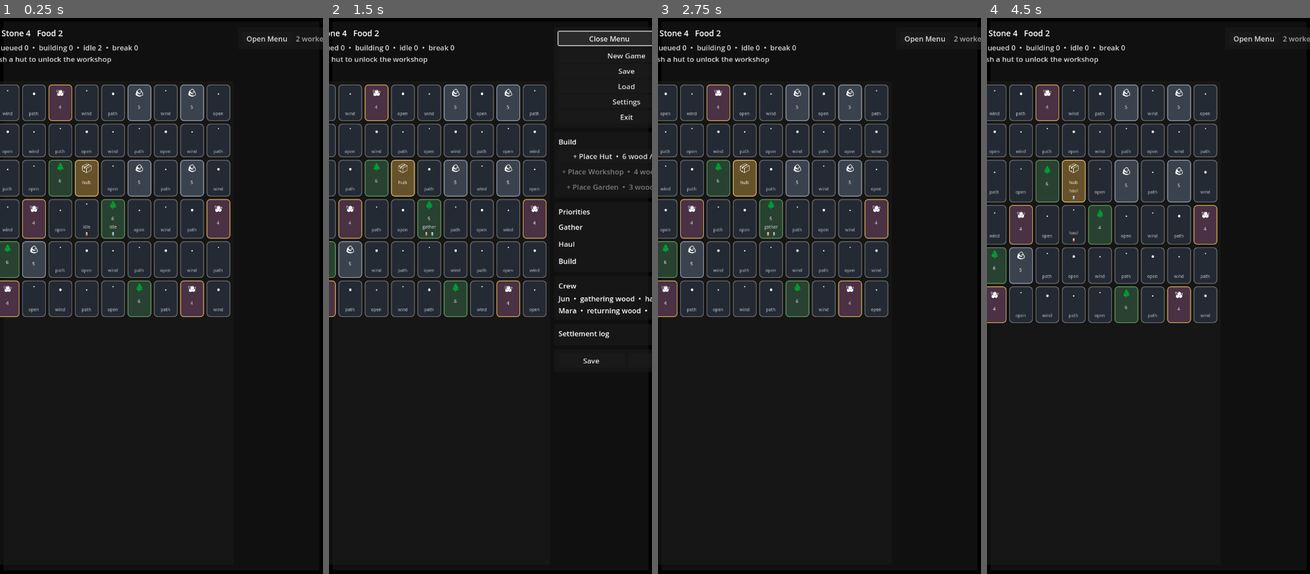
Above: before the commit, frames 1-4 (left to right).
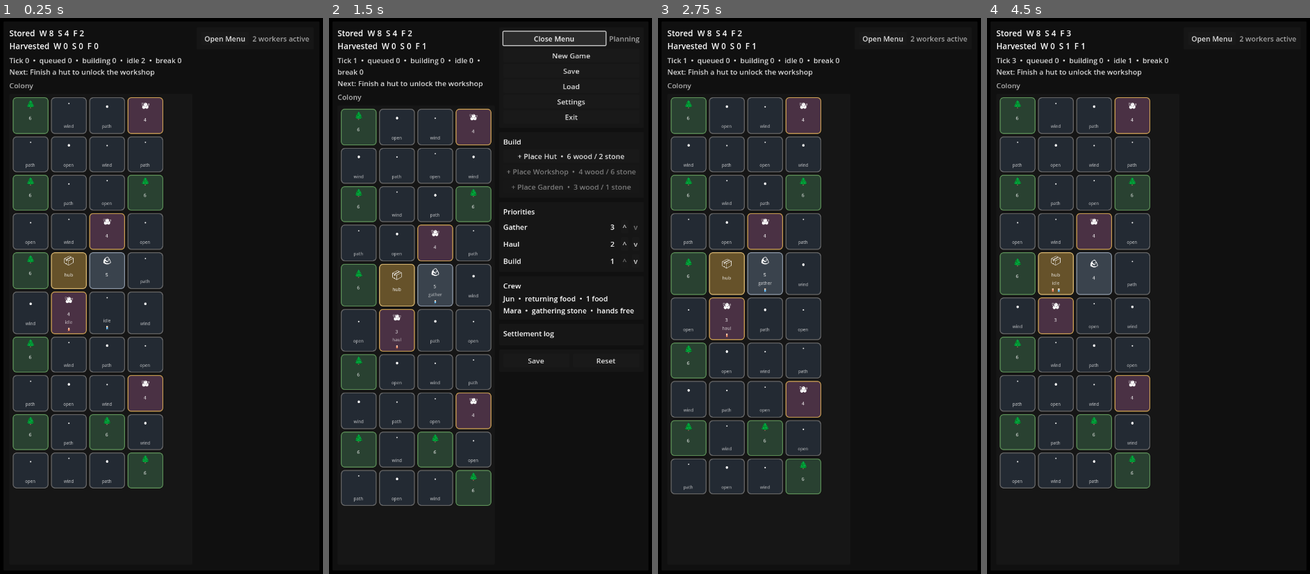
Above: after the commit, the same moments.

Repository: misospace/windowstead
Game: Godot game, scene res://scenes/main.tscn
Two runs of this game, one before a commit and one after it. Both use one fixed random seed, a clock stepped at 60 frames per second and the inputs below.
Inputs (mouse positions are in pixels of both pictures, inside the frame that each line leads up to):
- Up to frame 1 (0.25 s): no input
- Up to frame 2 (1.5 s): tap Enter at 0.5 s; move the mouse to (561, 268) at 0.52 s; click (561, 268) at 0.67 s; click "Open Menu" at 1.25 s
- Up to frame 3 (2.75 s): click "Load" at 2 s
- Up to frame 4 (4.5 s): tap Space at 2.75, 4.25 s; move the mouse to (1083, 323) at 2.77 s; click (1083, 323) at 2.92 s; tap Enter at 3.5 s; move the mouse to (1180, 173) at 3.52 s; click (1180, 173) at 3.67 s; move the mouse to (1132, 407) at 4.27 s; click (1132, 407) at 4.42 s

The runs differ from the first frame. In frame 1, 35% of the frame differs, in the area x 0-100%, y 2-85%; in frame 2, 37%, in the area x 0-100%, y 2-88%; in frame 3, 36%; in frame 4, 35%.

Commit message:
feat: adapt colony strip to dock orientation

Diff:
--- a/scripts/main.gd
+++ b/scripts/main.gd
@@ -1,13 +1,16 @@
 extends Control
 
-const GRID_W := 10
-const GRID_H := 6
-const TILE_SIZE := Vector2i(56, 56)
-const STOCKPILE_POS := Vector2i(4, 2)
-const SIDE_DOCK_WIDTH_RATIO := 0.42
+const SIDE_GRID_W := 4
+const SIDE_GRID_H := 10
+const BOTTOM_GRID_W := 10
+const BOTTOM_GRID_H := 4
+const SIDE_STOCKPILE_POS := Vector2i(1, 4)
+const BOTTOM_STOCKPILE_POS := Vector2i(4, 1)
+const TILE_SIZE := Vector2i(84, 84)
+const SIDE_DOCK_WIDTH_RATIO := 0.32
 const SIDE_DOCK_HEIGHT_RATIO := 0.9
 const BOTTOM_DOCK_WIDTH_RATIO := 0.9
-const BOTTOM_DOCK_HEIGHT_RATIO := 0.34
+const BOTTOM_DOCK_HEIGHT_RATIO := 0.22
 const WORKER_NAMES := ["Jun", "Mara"]
 const BASE_TICK_SECONDS := 0.9
 const EVENT_INTERVAL_TICKS := 66
@@ -82,6 +85,10 @@
 var pending_build_kind := ""
 var priority_order: Array[String] = ["build", "haul", "gather"]
 var hover_tile_index := -1
+var grid_w := BOTTOM_GRID_W
+var grid_h := BOTTOM_GRID_H
+var stockpile_pos := BOTTOM_STOCKPILE_POS
+var anchor_family := "bottom"
 
 func _ready() -> void:
 	rng.randomize()
@@ -90,7 +97,7 @@
 	title_label.visible = false
 	subtitle_label.visible = false
 	activity_label.visible = false
-	world_grid.columns = GRID_W
+	world_grid.columns = grid_w
 	build_world()
 	wire_controls()
 	load_or_boot()
@@ -110,22 +117,36 @@
 	var screen := DisplayServer.window_get_current_screen()
 	var usable_rect := DisplayServer.screen_get_usable_rect(screen)
 	var dock_anchor := String(settings.get("dock_anchor", "right"))
+	apply_anchor_geometry(dock_anchor)
 	apply_anchor_layout(dock_anchor)
 	var dock_size := dock_size_for_anchor(usable_rect.size, dock_anchor)
 	DisplayServer.window_set_min_size(min_size_for_anchor(dock_anchor))
 	DisplayServer.window_set_size(dock_size)
 	DisplayServer.window_set_position(dock_position_for_anchor(usable_rect, dock_size, dock_anchor))
 
+func apply_anchor_geometry(dock_anchor: String) -> void:
+	anchor_family = "bottom" if dock_anchor == "bottom" else "side"
+	if anchor_family == "bottom":
+		grid_w = BOTTOM_GRID_W
+		grid_h = BOTTOM_GRID_H
+		stockpile_pos = BOTTOM_STOCKPILE_POS
+	else:
+		grid_w = SIDE_GRID_W
+		grid_h = SIDE_GRID_H
+		stockpile_pos = SIDE_STOCKPILE_POS
+
 func apply_anchor_layout(dock_anchor: String) -> void:
 	var is_bottom := dock_anchor == "bottom"
 	root_box.vertical = is_bottom
 	left_column.size_flags_horizontal = 3
 	left_column.size_flags_vertical = 3
-	world_panel.custom_minimum_size = Vector2(0, 0) if is_bottom else Vector2(460, 0)
-	sidebar_scroll.custom_minimum_size = Vector2(0, 120) if is_bottom else Vector2(280, 260)
+	world_panel.custom_minimum_size = Vector2(0, 0) if is_bottom else Vector2(360, 0)
+	sidebar_scroll.custom_minimum_size = Vector2(0, 110) if is_bottom else Vector2(220, 220)
 	sidebar_scroll.size_flags_horizontal = 3 if is_bottom else 0
 	sidebar_scroll.size_flags_vertical = 0 if is_bottom else 3
-	world_grid.custom_minimum_size = Vector2(0, 260) if is_bottom else Vector2(0, 600)
+	world_grid.custom_minimum_size = Vector2(0, 180) if is_bottom else Vector2(0, 840)
+	if world_grid:
+		world_grid.columns = grid_w
 
 func dock_size_for_anchor(screen_size: Vector2i, dock_anchor: String) -> Vector2i:
 	if dock_anchor == "bottom":
@@ -168,7 +189,7 @@
 	for child in world_grid.get_children():
 		child.queue_free()
 	tile_views.clear()
-	for i in GRID_W * GRID_H:
+	for i in grid_w * grid_h:
 		var tile_index := i
 		var tile_panel := PanelContainer.new()
 		tile_panel.custom_minimum_size = TILE_SIZE
@@ -264,6 +285,7 @@
 func bootstrap_state() -> void:
 	state = {
 		"tick": 0,
+		"harvested": {"wood": 0, "stone": 0, "food": 0},
 		"resources": {"wood": 8, "stone": 4, "food": 2},
 		"priority_order": ["build", "haul", "gather"],
 		"workers": [],
@@ -278,15 +300,15 @@
 	for i in WORKER_NAMES.size():
 		state.workers.append({
 			"name": WORKER_NAMES[i],
-			"pos": vec_to_data(Vector2i(4 + i, 3)),
+			"pos": vec_to_data(stockpile_pos + Vector2i(i, 1)),
 			"carrying": {},
 			"task": {},
 			"break_ticks": 0,
 		})
-	for y in GRID_H:
-		for x in GRID_W:
+	for y in grid_h:
+		for x in grid_w:
 			state.tiles.append(seed_tile(Vector2i(x, y)))
-	set_tile(STOCKPILE_POS, {"kind": "stockpile", "amount": 0, "resource": "", "build_kind": ""})
+	set_tile(stockpile_pos, {"kind": "stockpile", "amount": 0, "resource": "", "build_kind": ""})
 	tick = 0
 	apply_priority_order()
 	persist()
@@ -402,9 +424,15 @@
 		cancel_build_placement()
 
 func _on_dock_side_selected(index: int) -> void:
+	var previous_family := anchor_family
 	settings["dock_anchor"] = dock_anchor_from_option(index)
 	save_settings()
 	apply_dock_position()
+	if previous_family != anchor_family:
+		build_world()
+		bootstrap_state()
+		push_event("Dock orientation changed. The colony replanned itself for the new strip.")
+		render_all()
 
 func update_tick_speed_label() -> void:
 	match int(tick_speed_slider.value):
@@ -471,10 +499,11 @@
 	persist()
 
 func stockpile_summary_text() -> String:
+	var harvested: Dictionary = state.get("harvested", {})
 	var wood := int(state.resources.get("wood", 0))
 	var stone := int(state.resources.get("stone", 0))
 	var food := int(state.resources.get("food", 0))
-	return "Wood %d   Stone %d   Food %d" % [wood, stone, food]
+	return "Stored  W %d  S %d  F %d\nHarvested  W %d  S %d  F %d" % [wood, stone, food, int(harvested.get("wood", 0)), int(harvested.get("stone", 0)), int(harvested.get("food", 0))]
 
 func activity_summary_text() -> String:
 	var lines := []
@@ -531,16 +560,30 @@
 	render_all()
 
 func choose_task(worker: Dictionary) -> Dictionary:
-	var tasks: Array = []
-	tasks.append_array(gather_build_tasks())
-	tasks.append_array(gather_haul_tasks())
-	tasks.append_array(gather_gather_tasks())
-	if tasks.is_empty():
-		return {}
-	tasks.sort_custom(func(a: Dictionary, b: Dictionary) -> bool:
-		return score_task(worker, a) > score_task(worker, b)
-	)
-	return tasks[0]
+	for kind in priority_order:
+		var tasks: Array = tasks_for_kind(String(kind))
+		if tasks.is_empty():
+			continue
+		tasks.sort_custom(func(a: Dictionary, b: Dictionary) -> bool:
+			return task_distance(worker, a) < task_distance(worker, b)
+		)
+		return tasks[0]
+	return {}
+
+func tasks_for_kind(kind: String) -> Array:
+	match kind:
+		"build":
+			return gather_build_tasks()
+		"haul":
+			return gather_haul_tasks()
+		"gather":
+			return gather_gather_tasks()
+	return []
+
+func task_distance(worker: Dictionary, task: Dictionary) -> int:
+	var pos := data_to_vec(worker.pos)
+	var target := data_to_vec(task.target)
+	return abs(pos.x - target.x) + abs(pos.y - target.y)
 
 func gather_build_tasks() -> Array:
 	var tasks: Array = []
@@ -557,35 +600,18 @@
 		for resource in BUILD_COSTS[String(build.kind)].keys():
 			var need := int(BUILD_COSTS[String(build.kind)][resource]) - int(build.delivered.get(resource, 0))
 			if need > 0 and int(state.resources.get(resource, 0)) > 0:
-				tasks.append({"kind": "haul", "build_id": int(build.id), "target": vec_to_data(STOCKPILE_POS), "resource": resource})
+				tasks.append({"kind": "haul", "build_id": int(build.id), "target": vec_to_data(stockpile_pos), "resource": resource})
 	return tasks
 
 func gather_gather_tasks() -> Array:
 	var tasks: Array = []
-	for y in GRID_H:
-		for x in GRID_W:
+	for y in grid_h:
+		for x in grid_w:
 			var pos := Vector2i(x, y)
 			var tile := get_tile(pos)
 			if ["tree", "rock", "berries"].has(String(tile.kind)) and int(tile.amount) > 0:
 				tasks.append({"kind": "gather", "target": vec_to_data(pos), "resource": tile.resource})
 	return tasks
-
-func score_task(worker: Dictionary, task: Dictionary) -> float:
-	var pos := data_to_vec(worker.pos)
-	var target := data_to_vec(task.target)
-	var distance: int = abs(pos.x - target.x) + abs(pos.y - target.y)
-	var base := priority_weight(String(task.kind))
-	if task.kind == "build":
-		base += 4.0
-	if task.kind == "haul":
-		base += 2.0
-	return base - float(distance)
-
-func priority_weight(kind: String) -> float:
-	var index := priority_order.find(kind)
-	if index == -1:
-		return 10.0
-	return float((priority_order.size() - index) * 10)
 
 func step_worker(worker: Dictionary) -> void:
 	var task: Dictionary = worker.task
@@ -611,11 +637,12 @@
 		return
 	tile.amount = int(tile.amount) - 1
 	worker.carrying[String(tile.resource)] = int(worker.carrying.get(String(tile.resource), 0)) + 1
+	state.harvested[String(task.resource)] = int(state.get("harvested", {}).get(String(task.resource), 0)) + 1
 	if int(tile.amount) <= 0:
 		tile.kind = "ground"
 		tile.resource = ""
 	set_tile(target, tile)
-	worker.task = {"kind": "haul", "target": vec_to_data(STOCKPILE_POS), "resource": task.resource, "build_id": -1}
+	worker.task = {"kind": "haul", "target": vec_to_data(stockpile_pos), "resource": task.resource, "build_id": -1}
 
 func do_haul(worker: Dictionary, task: Dictionary) -> void:
 	var resource := String(task.resource)
@@ -633,7 +660,7 @@
 		worker.carrying[resource] = 0
 		worker.task = {}
 		return
-	if data_to_vec(worker.pos) == STOCKPILE_POS and int(state.resources.get(resource, 0)) > 0 and int(task.build_id) >= 0:
+	if data_to_vec(worker.pos) == stockpile_pos and int(state.resources.get(resource, 0)) > 0 and int(task.build_id) >= 0:
 		state.resources[resource] = int(state.resources.get(resource, 0)) - 1
 		worker.carrying[resource] = 1
 		var build := get_build(int(task.build_id))
@@ -674,14 +701,14 @@
 func handle_tile_click(index: int) -> void:
 	if pending_build_kind.is_empty():
 		return
-	var pos := Vector2i(index % GRID_W, index / GRID_W)
+	var pos := Vector2i(index % grid_w, index / grid_w)
 	place_structure_at(pos, pending_build_kind)
 
 func place_structure_at(pos: Vector2i, kind: String) -> void:
 	if String(get_tile(pos).kind) != "ground":
 		push_event("That tile is busy. Pick open ground for %s." % cap(kind))
 		return
-	if abs(pos.x - STOCKPILE_POS.x) + abs(pos.y - STOCKPILE_POS.y) <= 1:
+	if abs(pos.x - stockpile_pos.x) + abs(pos.y - stockpile_pos.y) <= 1:
 		push_event("Leave some breathing room around the stockpile.")
 		return
 	if not is_structure_unlocked(kind):
@@ -775,9 +802,9 @@
 	render_build_buttons()
 
 func render_world() -> void:
-	for y in GRID_H:
-		for x in GRID_W:
-			var index := y * GRID_W + x
+	for y in grid_h:
+		for x in grid_w:
+			var index := y * grid_w + x
 			var view := tile_views[index]
 			var pos := Vector2i(x, y)
 			var tile := get_tile(pos)
@@ -795,14 +822,14 @@
 func hovered_tile_pos() -> Vector2i:
 	if hover_tile_index < 0:
 		return Vector2i(-1, -1)
-	return Vector2i(hover_tile_index % GRID_W, hover_tile_index / GRID_W)
+	return Vector2i(hover_tile_index % grid_w, hover_tile_index / grid_w)
 
 func can_place_at(pos: Vector2i, kind: String) -> bool:
 	if kind.is_empty() or not is_pos_in_bounds(pos):
 		return false
 	if String(get_tile(pos).kind) != "ground":
 		return false
-	if abs(pos.x - STOCKPILE_POS.x) + abs(pos.y - STOCKPILE_POS.y) <= 1:
+	if abs(pos.x - stockpile_pos.x) + abs(pos.y - stockpile_pos.y) <= 1:
 		return false
 	return is_structure_unlocked(kind)
 
@@ -848,7 +875,7 @@
 func tile_icon(tile: Dictionary, pos: Vector2i) -> String:
 	if not pending_build_kind.is_empty() and pos == hovered_tile_pos():
 		return structure_icon(pending_build_kind) if can_place_at(pos, pending_build_kind) else "✕"
-	if pos == STOCKPILE_POS:
+	if pos == stockpile_pos:
 		return "📦"
 	match String(tile.kind):
 		"tree": return "🌲"
@@ -868,7 +895,7 @@
 func tile_amount_text(tile: Dictionary, pos: Vector2i) -> String:
 	if not pending_build_kind.is_empty() and pos == hovered_tile_pos():
 		return cap(pending_build_kind).left(4) if can_place_at(pos, pending_build_kind) else "busy"
-	if pos == STOCKPILE_POS:
+	if pos == stockpile_pos:
 		return "hub"
 	match String(tile.kind):
 		"tree", "rock", "berries":
@@ -1001,7 +1028,7 @@
 	style.content_margin_top = 3
 	style.content_margin_right = 4
 	style.content_margin_bottom = 3
-	var kind := "stockpile" if pos == STOCKPILE_POS else String(tile.kind)
+	var kind := "stockpile" if pos == stockpile_pos else String(tile.kind)
 	style.bg_color = TILE_BACKDROPS.get(kind, Color("#1b2128"))
 	style.border_color = tile_accent(tile, pos)
 	style.shadow_color = Color(0, 0, 0, 0.25)
@@ -1011,7 +1038,7 @@
 func tile_accent(tile: Dictionary, pos: Vector2i) -> Color:
 	if not pending_build_kind.is_empty() and pos == hovered_tile_pos():
 		return Color("#73d38c") if can_place_at(pos, pending_build_kind) else Color("#d36b6b")
-	if pos == STOCKPILE_POS:
+	if pos == stockpile_pos:
 		return Color("#d4b36f")
 	if RESOURCE_COLORS.has(String(tile.resource)):
 		return RESOURCE_COLORS[String(tile.resource)]
@@ -1079,7 +1106,7 @@
 
 func is_save_compatible(loaded: Dictionary) -> bool:
 	var tiles: Array = loaded.get("tiles", [])
-	if tiles.size() != GRID_W * GRID_H:
+	if tiles.size() != grid_w * grid_h:
 		return false
 	for worker in loaded.get("workers", []):
 		if not is_pos_in_bounds(data_to_vec(worker.get("pos", {}))):
@@ -1090,17 +1117,17 @@
 	return true
 
 func find_open_ground() -> Vector2i:
-	for y in GRID_H:
-		for x in GRID_W:
+	for y in grid_h:
+		for x in grid_w:
 			var pos := Vector2i(x, y)
-			if abs(pos.x - STOCKPILE_POS.x) + abs(pos.y - STOCKPILE_POS.y) <= 1:
+			if abs(pos.x - stockpile_pos.x) + abs(pos.y - stockpile_pos.y) <= 1:
 				continue
 			if String(get_tile(pos).kind) == "ground":
 				return pos
 	return Vector2i(-1, -1)
 
 func is_pos_in_bounds(pos: Vector2i) -> bool:
-	return pos.x >= 0 and pos.x < GRID_W and pos.y >= 0 and pos.y < GRID_H
+	return pos.x >= 0 and pos.x < grid_w and pos.y >= 0 and pos.y < grid_h
 
 func has_costs_delivered(build: Dictionary) -> bool:
 	for resource in BUILD_COSTS[String(build.kind)].keys():
@@ -1131,10 +1158,10 @@
 	GameState.save_game(state)
 
 func get_tile(pos: Vector2i) -> Dictionary:
-	return state.tiles[pos.y * GRID_W + pos.x]
+	return state.tiles[pos.y * grid_w + pos.x]
 
 func set_tile(pos: Vector2i, data: Dictionary) -> void:
-	state.tiles[pos.y * GRID_W + pos.x] = data
+	state.tiles[pos.y * grid_w + pos.x] = data
 
 func get_build(id: int) -> Dictionary:
 	for build in state.builds:
